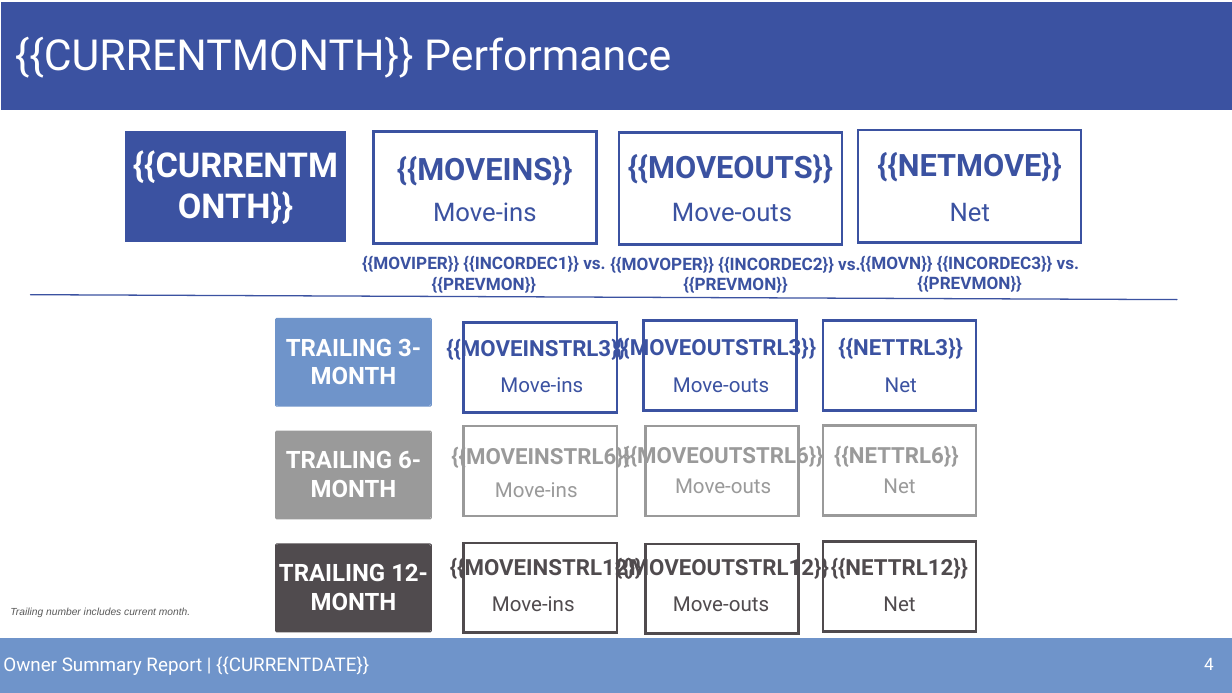
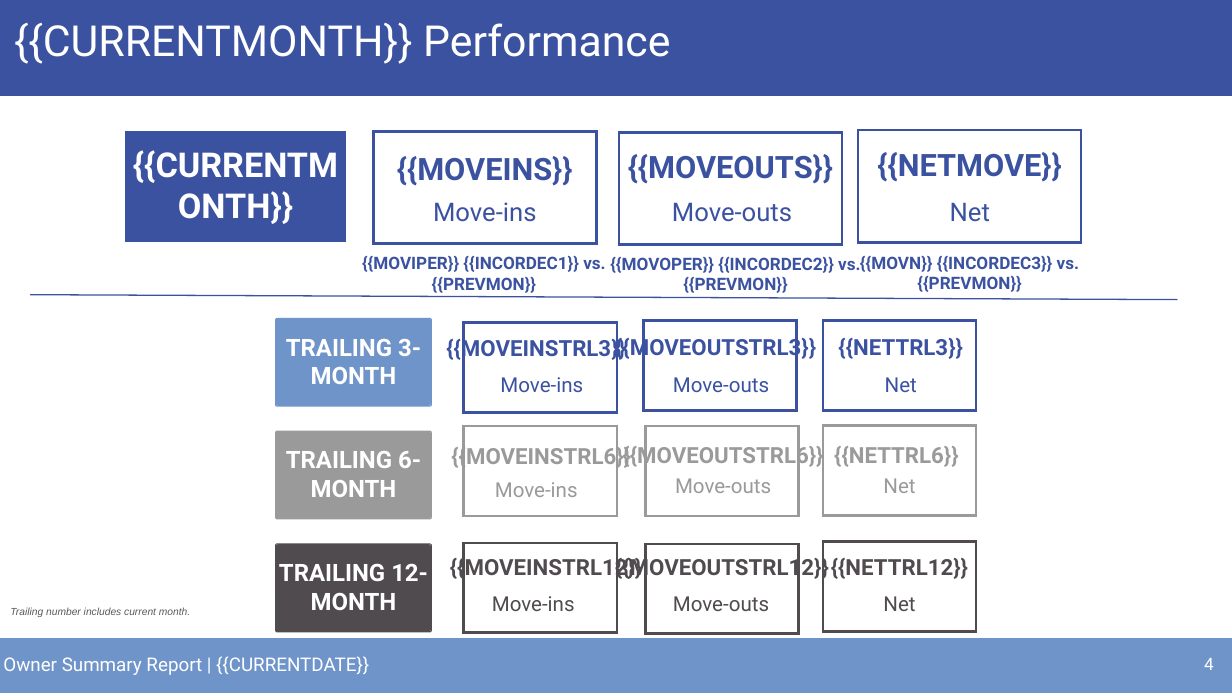
Before and after one commit to alexandermburke/ProformaBuilder, a slide deck: slide 4 of storeinsight/public/OWNERTEMPLATE.pptx. Drawn at 1232x693 pixels with LibreOffice and Linux fonts; fonts in the diff are those of the drawing; background and template pictures are left out. Boxes give left, top, right and bottom in pixels: in the first picture for what was removed or moved away, otherwise in the second. Text is boxed around its words. In the diff, an @@ line names an element or a change of style, - is before the commit and + after.

```diff
--- a/storeinsight/public/OWNERTEMPLATE.pptx
+++ b/storeinsight/public/OWNERTEMPLATE.pptx
@@ text "{{CURRENTMONTH}} Performance": place and size @@
-text "{{CURRENTMONTH}} Performance" at box(15, 37, 671, 78)
+text "{{CURRENTMONTH}} Performance" at box(14, 23, 670, 64)
@@ freeform shape: place and size @@
-freeform shape at box(1, 2, 1232, 110)
+freeform shape at box(0, 0, 1232, 95)
```
Also in this commit, not shown: 5 other slides changed, 4 other files.
